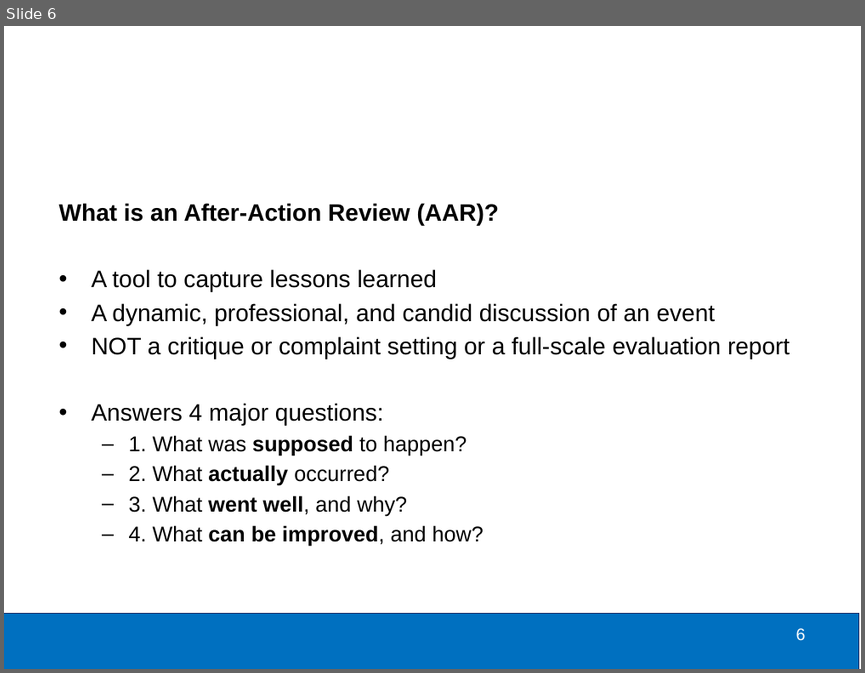
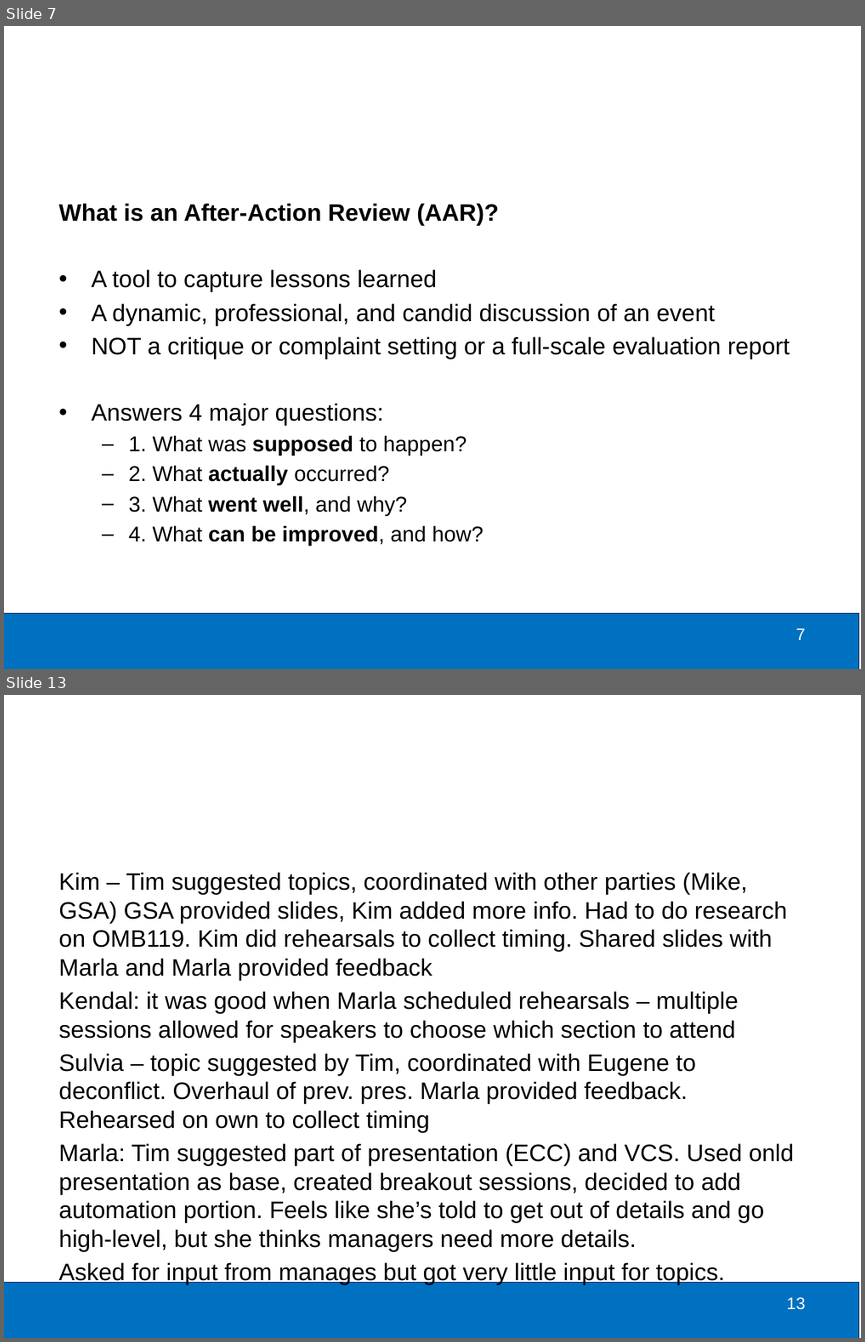
Before and after one commit to burch-cm/training, a slide deck: classes/AAR/2021 Annual Personal Property Education Workshop AAR.pptx. Shown one above the other, each under a label of ours: slide 6 before the commit, slides 7 and 13 after it; the slides between them are not shown. The pictures are 865x673 and 865x1342 pixels, drawn with LibreOffice and Linux fonts; fonts in the diff are those of the drawing; background and template pictures are left out. Boxes give left, top, right and bottom in pixels: in the first picture for what was removed or moved away, otherwise in the second. Text is boxed around its words. In the diff, an @@ line names an element or a change of style, - is before the commit and + after.

```diff
--- a/classes/AAR/2021 Annual Personal Property Education Workshop AAR.pptx
+++ b/classes/AAR/2021 Annual Personal Property Education Workshop AAR.pptx
@@ slide 13 added at [4, 695, 861, 1338], background #FFFFFF; not listed: 2 template elements that a slide beside it also shows @@
@@ text added at [59, 872, 794, 1251], 20 pt, text #000000 @@
+Kim – Tim suggested topics, coordinated with other parties (Mike, GSA) GSA provided slides, Kim added more info. Had to do research on OMB119. Kim did rehearsals to collect timing. Shared slides with Marla and Marla provided feedback
+Kendal: it was good when Marla scheduled rehearsals – multiple sessions allowed for speakers to choose which section to attend
+Sulvia – topic suggested by Tim, coordinated with Eugene to deconflict. Overhaul of prev. pres. Marla provided feedback. Rehearsed on own to collect timing
+Marla: Tim suggested part of presentation (ECC) and VCS. Used onld presentation as base, created breakout sessions, decided to add automation portion. Feels like she’s told to get out of details and go high-level, but she thinks managers need more details.
+Asked for input from manages but got very little input for topics.
@@ what was slide 6 is now slide 7 @@
@@ page number at [796, 628, 806, 640]: text changed @@
-6
+7
```
Also in this commit, not shown: 8 slides changed, 6 other slides added.
